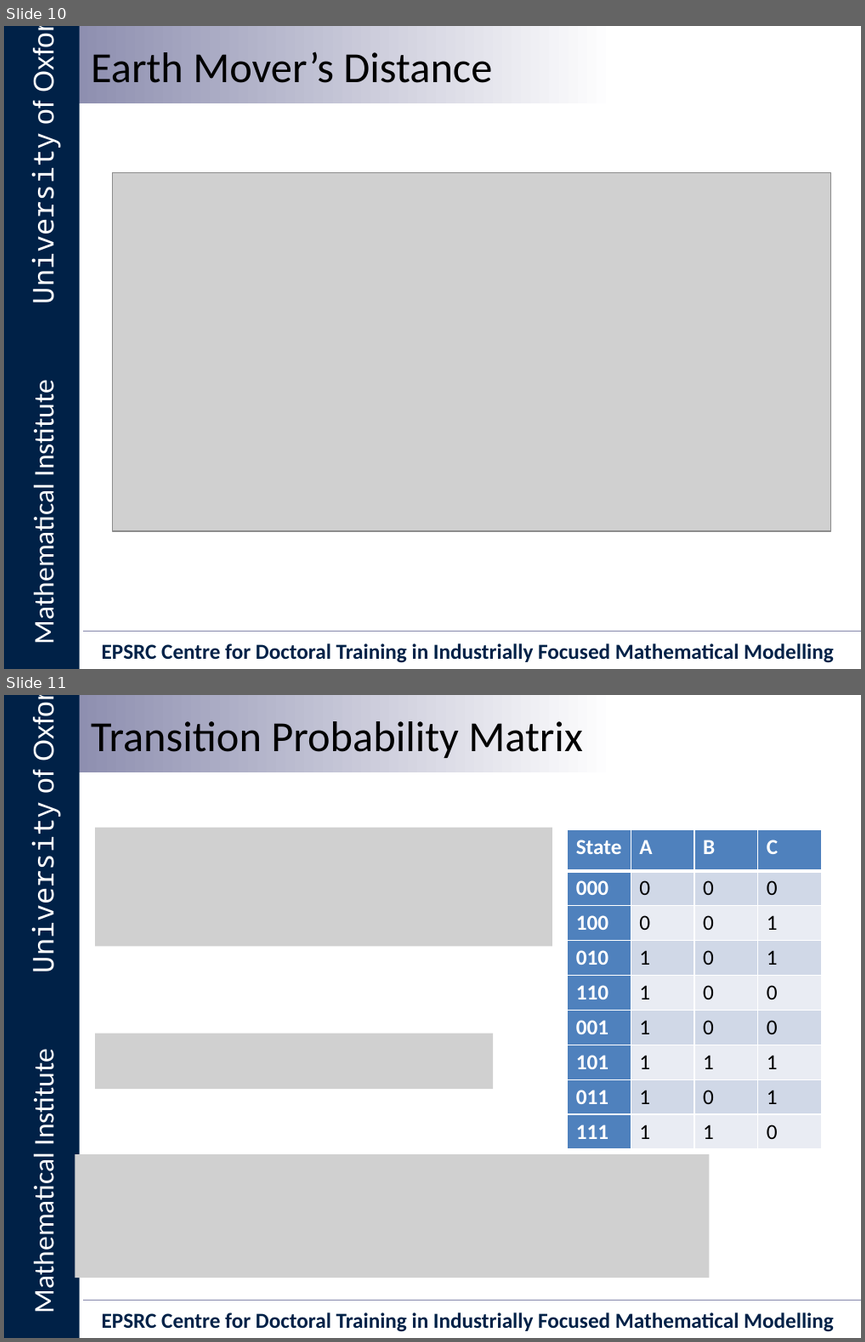
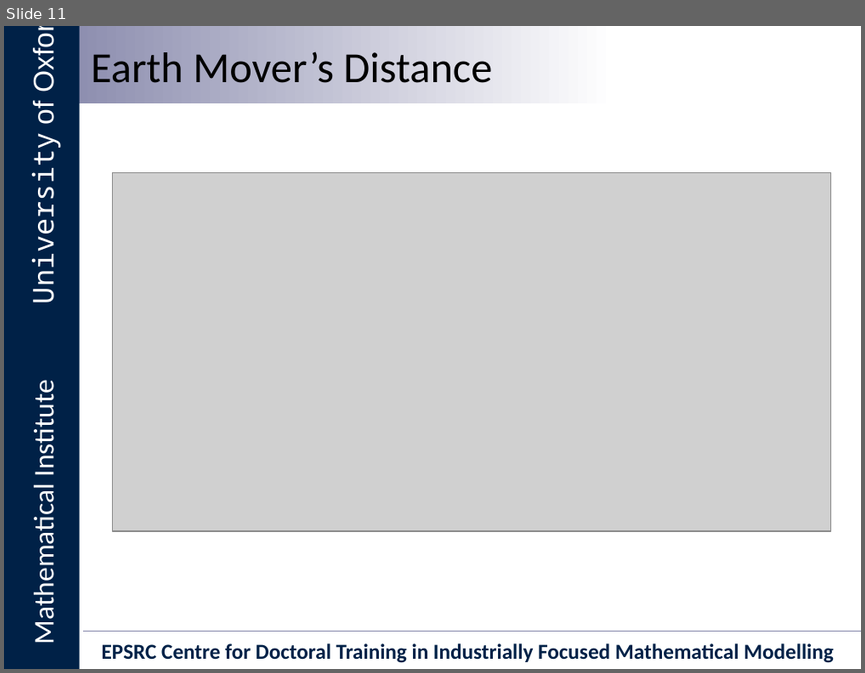
Before and after one commit to Ectheleon/IIT-Mini-Project, a slide deck: Writeup/Presentation/Integrated Information Theory for Organisational Consciousness.pptx. Shown one above the other, each under a label of ours: slides 10 and 11 before the commit, slide 11 after it. The pictures are 865x1342 and 865x673 pixels, drawn with LibreOffice and Linux fonts; fonts in the diff are those of the drawing; grey boxes stand for pictures; background and template pictures are left out. Boxes give left, top, right and bottom in pixels: in the first picture for what was removed or moved away, otherwise in the second. Text is boxed around its words. In the diff, an @@ line names an element or a change of style, - is before the commit and + after.

```diff
--- a/Writeup/Presentation/Integrated Information Theory for Organisational Consciousness.pptx
+++ b/Writeup/Presentation/Integrated Information Theory for Organisational Consciousness.pptx
@@ slide 11 removed at [4, 695, 861, 1338], background #FFFFFF; not listed: 6 template elements that a slide beside it also shows @@
@@ text removed at [91, 721, 582, 758] @@
-Transition Probability Matrix
@@ picture removed at [95, 828, 551, 947] @@
@@ table removed at [567, 829, 821, 1149], 9 rows, 4 columns @@
-State | A | B | C
-000 | 0 | 0 | 0
-100 | 0 | 0 | 1
-010 | 1 | 0 | 1
-110 | 1 | 0 | 0
-001 | 1 | 0 | 0
-101 | 1 | 1 | 1
-011 | 1 | 0 | 1
-111 | 1 | 1 | 0
@@ picture removed at [95, 1032, 493, 1089] @@
@@ picture removed at [75, 1154, 710, 1277] @@
@@ what was slide 10 is now slide 11 @@
```
Also in this commit, not shown: 8 slides added.
